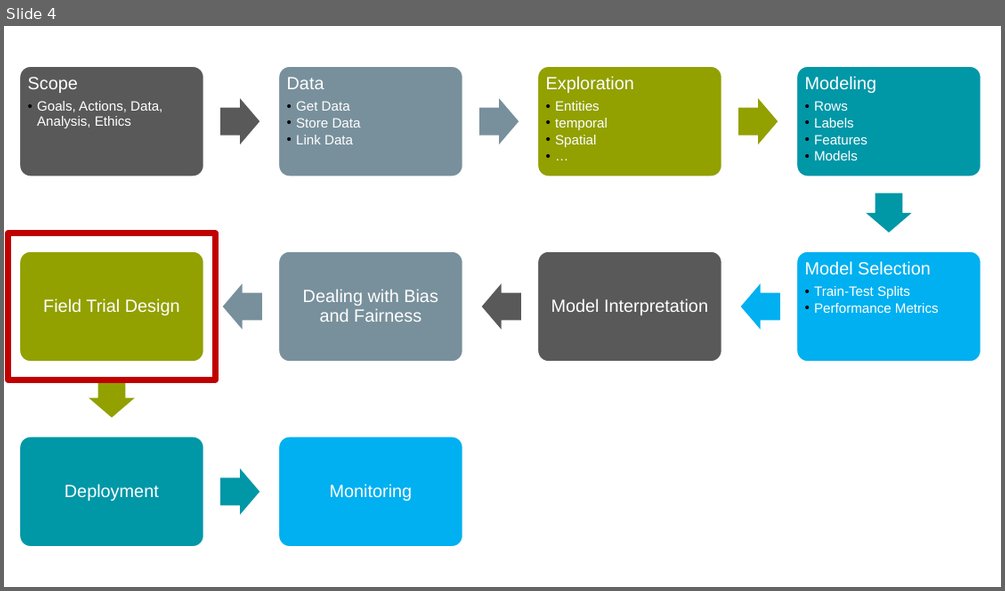
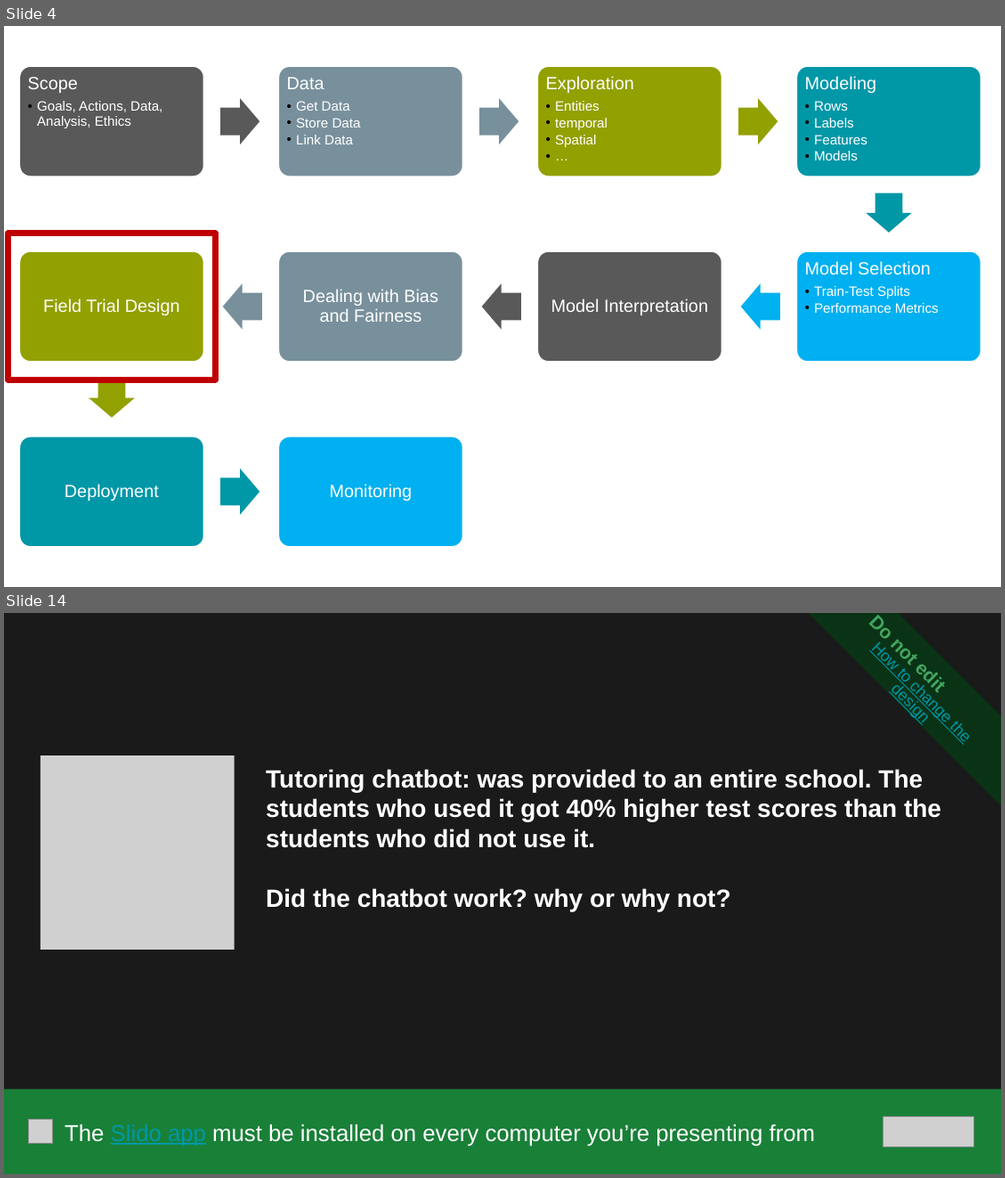
Before and after one commit to dssg/mlforpublicpolicylab, a slide deck: Lectures/FieldValidation.pptx. Shown one above the other, each under a label of ours: slide 4 before the commit, slides 4 and 14 after it; the slides between them are not shown. The pictures are 1005x591 and 1005x1178 pixels, drawn with LibreOffice and Linux fonts; fonts in the diff are those of the drawing; grey boxes stand for pictures. Boxes give left, top, right and bottom in pixels: in the first picture for what was removed or moved away, otherwise in the second. Text is boxed around its words. In the diff, an @@ line names an element or a change of style, - is before the commit and + after.

```diff
--- a/Lectures/FieldValidation.pptx
+++ b/Lectures/FieldValidation.pptx
@@ slide 14 added at bbox=[4, 613, 1001, 1174], background #1A1A1A @@
@@ trapezoid added at bbox=[809, 613, 1001, 805], fill #0A3316, 15.4 pt, text #0097A7, underline @@
+Do not edit
+How to change the design
@@ picture added at bbox=[40, 755, 235, 949] @@
@@ text added at bbox=[266, 769, 941, 911], 24 pt, text #FFFFFF, bold @@
+Tutoring chatbot: was provided to an entire school. The students who used it got 40% higher test scores than the students who did not use it.
+Did the chatbot work? why or why not?
@@ rectangle added at bbox=[4, 1088, 1001, 1174], fill #198038, 22.1 pt, text #FFFFFF @@
+The Slido app must be installed on every computer you’re presenting from
@@ picture added at bbox=[28, 1119, 52, 1143] @@
@@ picture added at bbox=[882, 1116, 974, 1147] @@
```
Also in this commit, not shown: 16 slides changed, 9 other slides added, 1 slide removed.
